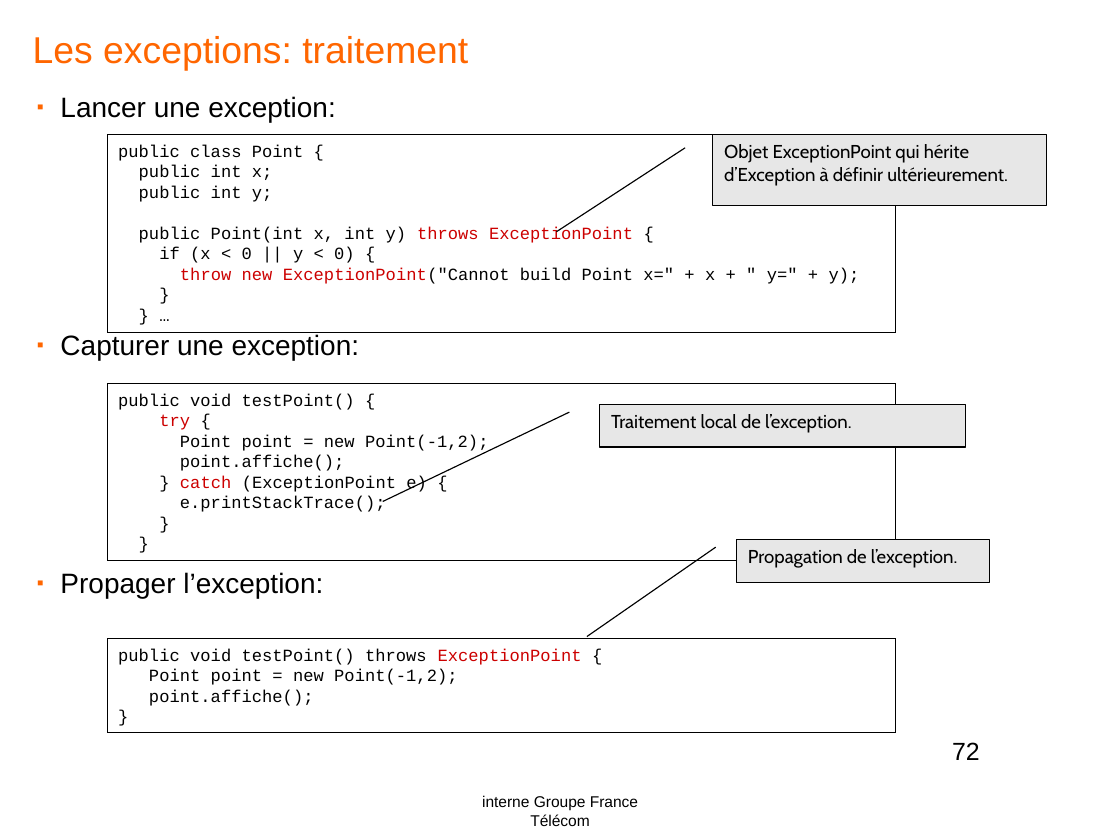
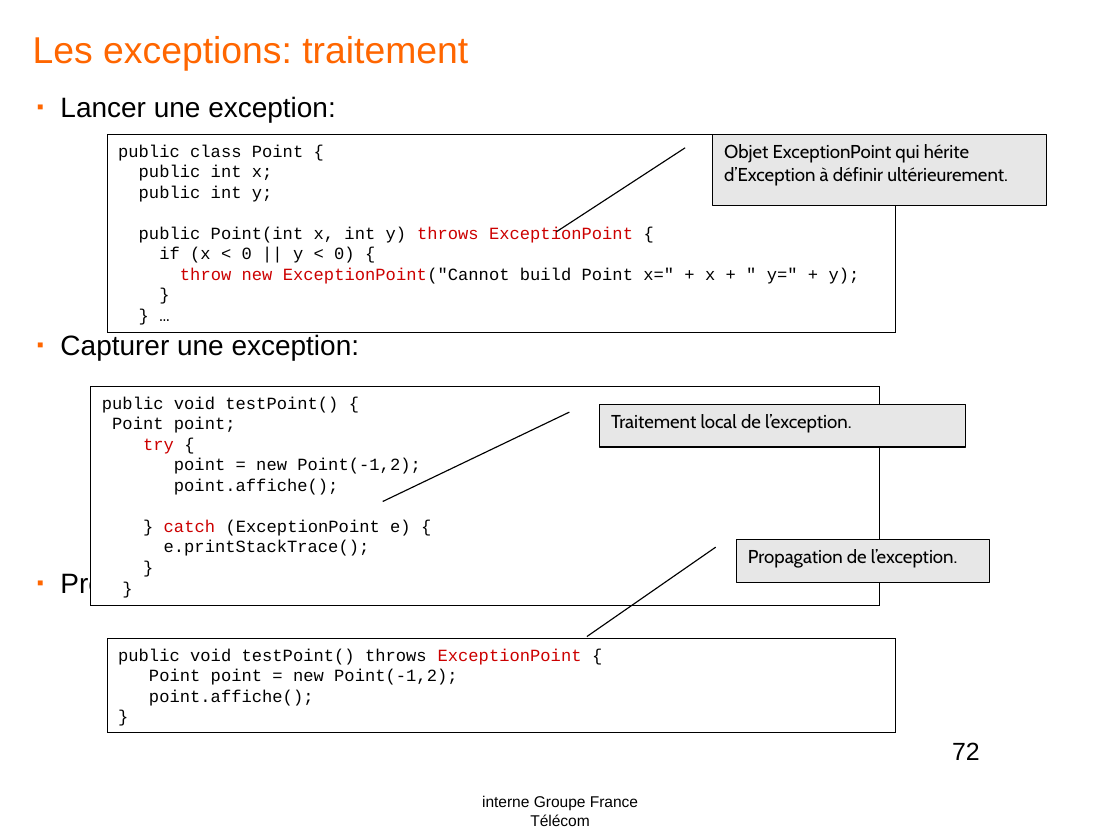
Before and after one commit to yplo6403/formationjava, a slide deck: slide 72 of doc/Java-OL1.pptx. Drawn at 1120x840 pixels with LibreOffice and Linux fonts; fonts in the diff are those of the drawing; background and template pictures are left out. Boxes give left, top, right and bottom in pixels: in the first picture for what was removed or moved away, otherwise in the second. Text is boxed around its words. In the diff, an @@ line names an element or a change of style, - is before the commit and + after.

```diff
--- a/doc/Java-OL1.pptx
+++ b/doc/Java-OL1.pptx
@@ rectangle "public void testPoint() {": place and size @@
-rectangle "public void testPoint() {" at box(108, 383, 896, 560)
+rectangle "public void testPoint() {" at box(91, 386, 879, 605)
@@ text in rectangle at box(112, 416, 236, 433): paragraph added @@
+Point point;
@@ text in rectangle at box(174, 458, 420, 474): text changed @@
-Point point = new Point(-1,2);
+point = new Point(-1,2);
```
Also in this commit, not shown: 7 other slides changed, 1 other file.
